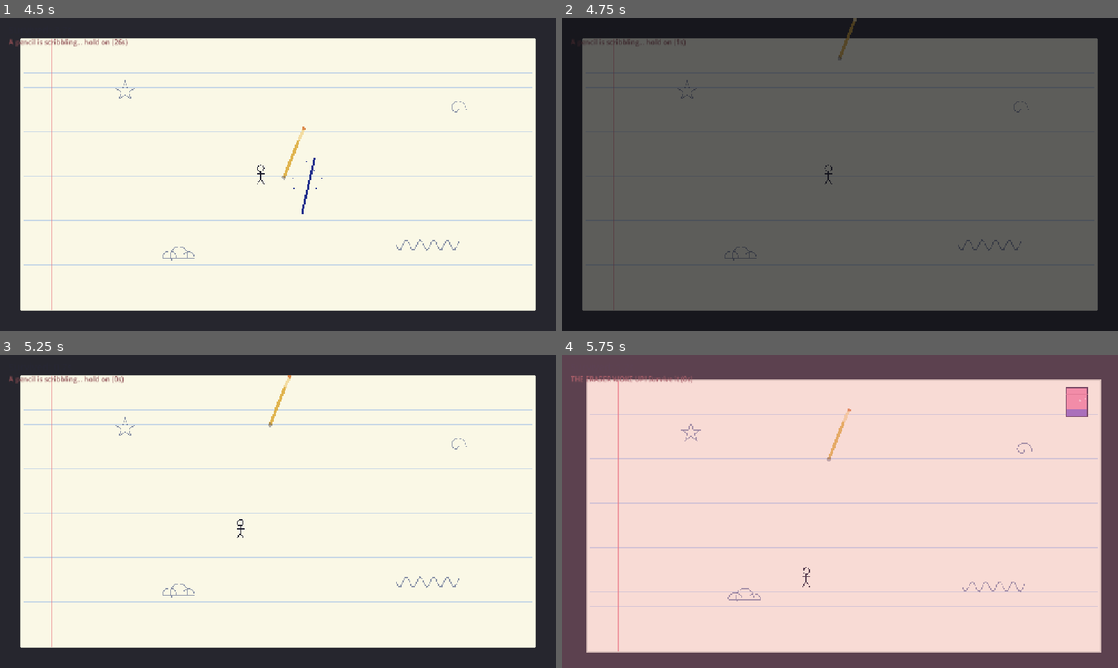
Above: before the commit, frames 1-4 (two rows, left to right).
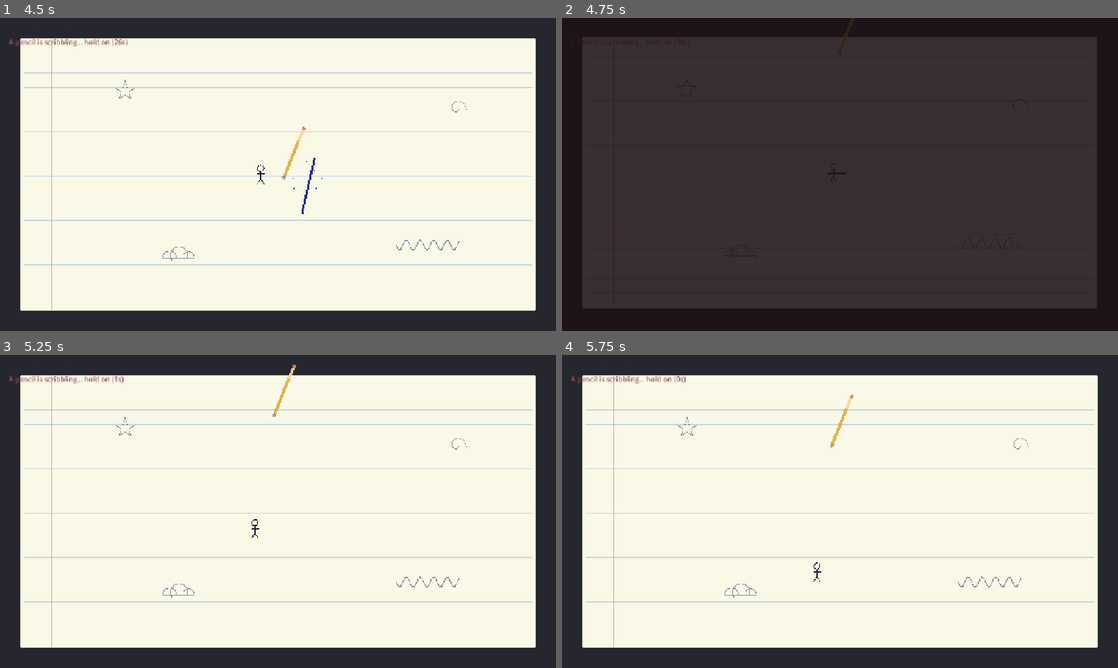
Above: after the commit, the same moments.

Repository: shiarauzo/Shebuiltthis-gamejam
Game: Godot game, scene res://tests/test_main.tscn
Same seed, same stepped clock (60 frames per second), same inputs: the game is played once before the commit and once after it. This scene is started directly instead of the project's main scene.
Inputs (mouse positions are in pixels of both pictures, inside the frame that each line leads up to):
- Up to frame 1 (4.5 s): tap Enter at 0.5 s; move the mouse to (400, 158) at 0.52 s; hold D 0.53-1.28 s; click (400, 158) at 0.67 s; move the mouse to (166, 190) at 1.27 s; hold S 1.28-2.03 s; move the mouse to (333, 105) at 2.02 s; hold D 2.03-2.78 s; move the mouse to (250, 237) at 2.77 s; hold W 2.78-3.53 s; click (250, 237) at 2.92 s; move the mouse to (444, 221) at 3.52 s; hold A from 3.53 s (still down); move the mouse to (111, 127) at 4.27 s
- Up to frame 2 (4.75 s): keep holding A
- Up to frame 3 (5.25 s): move the mouse to (305, 511) at 5.02 s; release A at 5.03 s; hold S from 5.03 s (still down); click (305, 511) at 5.17 s
- Up to frame 4 (5.75 s): keep holding S

Frame 1 is identical in both runs. In frame 2, 81% of the frame differs, in the area x 3-97%, y 0-94%; in frame 3, 0.1%; in frame 4, 100%, in the area x 0-100%, y 0-100%.

Commit message:
Fix E2: cap ink and stop per-frame overlap polling
- Cap live ink strokes at MAX_INK (18), FIFO-despawn oldest
- Ink damages via body_entered + a single deferred overlap check (for a
  player already standing where the stroke lands) instead of polling
  get_overlapping_bodies() every physics frame on every stroke
- Free one-shot splatter emitters when they finish

Removes the long-run frame-rate cliff. Adds cap + standing-player tests.

Closes #6

Diff:
--- a/scripts/ink.gd
+++ b/scripts/ink.gd
@@ -50,11 +50,21 @@
 	burst.color = Color(0.13, 0.18, 0.55)
 	burst.emitting = true
 	add_child(burst)
+	burst.finished.connect(burst.queue_free)  # don't leave idle emitters in the tree
 
-func _physics_process(_delta: float) -> void:
-	# Continuous hazard: damages on overlap (not just on entry), so a stroke
-	# drawn on top of a standing player still hurts. take_damage() respects
-	# i-frames, so this won't spam more than once per invulnerability window.
+	# Damage on entry (cheap, signal-based) instead of polling every frame.
+	body_entered.connect(_on_body_entered)
+	# Also catch a player who was already standing where the stroke landed.
+	_check_initial_overlap.call_deferred()
+
+func _on_body_entered(body: Node) -> void:
+	if body.is_in_group("player") and body.has_method("take_damage"):
+		body.take_damage()
+
+func _check_initial_overlap() -> void:
+	await get_tree().physics_frame
+	if not is_instance_valid(self):
+		return
 	for body in get_overlapping_bodies():
 		if body.is_in_group("player") and body.has_method("take_damage"):
 			body.take_damage()
--- a/scripts/pencil.gd
+++ b/scripts/pencil.gd
@@ -7,9 +7,12 @@
 const COMMIT_INTERVAL := 2.4
 const FLASH_TIME := 0.9
 const STROKE_LEN := 130.0
+const MAX_INK := 18  # cap live strokes so long runs don't accumulate nodes
 
 var target: Node2D
 var ink_parent: Node
+
+var _strokes: Array[Ink] = []
 
 var _state := "track"  # "track" | "commit"
 var _t := 0.0
@@ -51,6 +54,14 @@
 	ink_parent.add_child(ink)
 	ink.setup(_commit_pos - half, _commit_pos + half)
 
+	# Cap live ink: drop the oldest stroke once over the limit (FIFO).
+	_strokes = _strokes.filter(func(s): return is_instance_valid(s))
+	_strokes.append(ink)
+	while _strokes.size() > MAX_INK:
+		var oldest: Ink = _strokes.pop_front()
+		if is_instance_valid(oldest):
+			oldest.queue_free()
+
 func _draw() -> void:
 	# Pencil hovering above the page (a yellow shaft + tip), drawn from the marker.
 	draw_line(Vector2.ZERO, Vector2(34, -86), Color(0.86, 0.66, 0.20, 0.85), 7.0)
--- a/tests/test_main.gd
+++ b/tests/test_main.gd
@@ -22,6 +22,8 @@
 	await _test_damage_and_iframes()
 	await _test_death_after_three_hits()
 	await _test_pencil_draws_ink()
+	await _test_ink_cap()
+	await _test_ink_damages_standing_player()
 	await _test_phase_two_trigger()
 	await _test_eraser_erases_ink()
 	await _test_win_on_reaching_edge()
@@ -151,6 +153,34 @@
 	await get_tree().create_timer(3.8).timeout
 	var ink_count := get_tree().get_nodes_in_group("ink").size()
 	_check("pencil produced ink", ink_count >= 1, "(ink=%d)" % ink_count)
+	await _free_game(g)
+
+func _test_ink_cap() -> void:
+	_log("[ink cap]")
+	var g = await _make_game()
+	var r: Rect2 = Game.sheet_rect
+	g.pencil._commit_pos = r.position + r.size * 0.5
+	g.pencil._stroke_angle = 0.0
+	for i in range(Pencil.MAX_INK + 8):
+		g.pencil._spawn_ink()
+	await get_tree().process_frame
+	var count := get_tree().get_nodes_in_group("ink").size()
+	_check("ink count capped at MAX_INK", count <= Pencil.MAX_INK, "(count=%d, max=%d)" % [count, Pencil.MAX_INK])
+	await _free_game(g)
+
+func _test_ink_damages_standing_player() -> void:
+	_log("[ink hits a standing player]")
+	var g = await _make_game()
+	var player = g.player
+	var hp0: int = player.health
+	# Drop a stroke right on the (idle) player.
+	var ink = Ink.new()
+	g.add_child(ink)
+	var p: Vector2 = player.global_position
+	ink.setup(p - Vector2(20, 0), p + Vector2(20, 0))
+	for i in range(4):
+		await get_tree().physics_frame
+	_check("stroke on standing player deals damage", player.health < hp0, "(hp %d->%d)" % [hp0, player.health])
 	await _free_game(g)
 
 func _test_phase_two_trigger() -> void:
